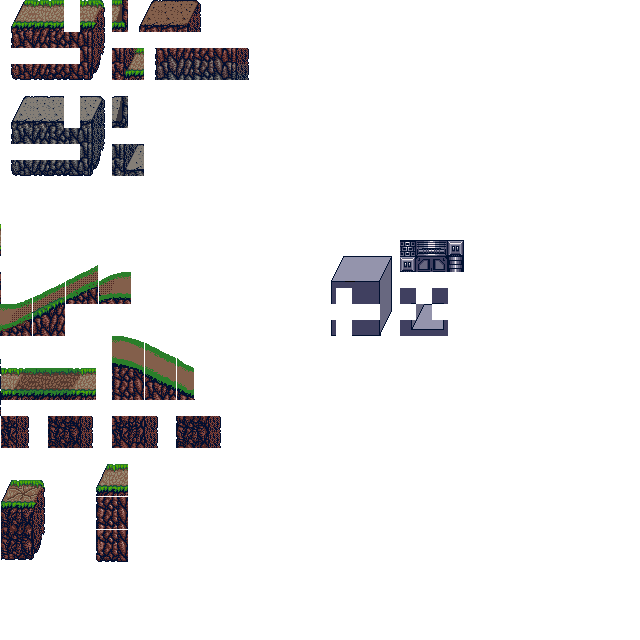
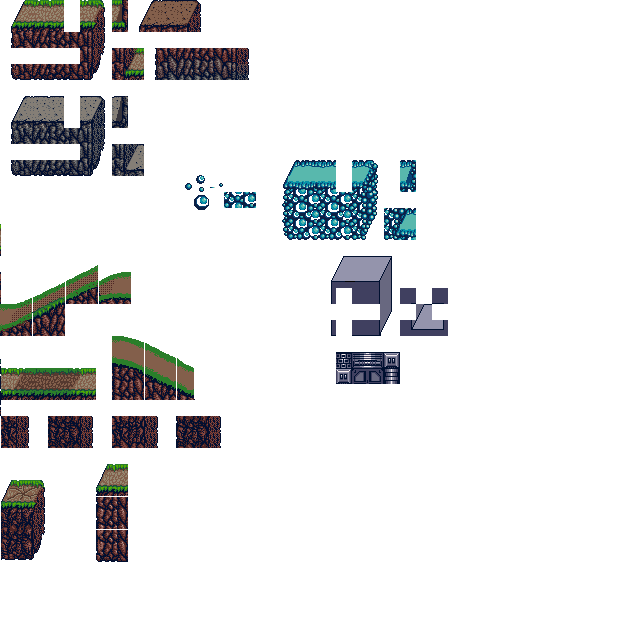
The second 640 × 640 image is a revision of the first. Changes to its layers:
painted on "Tiles.png" over box(185, 160, 464, 384)
